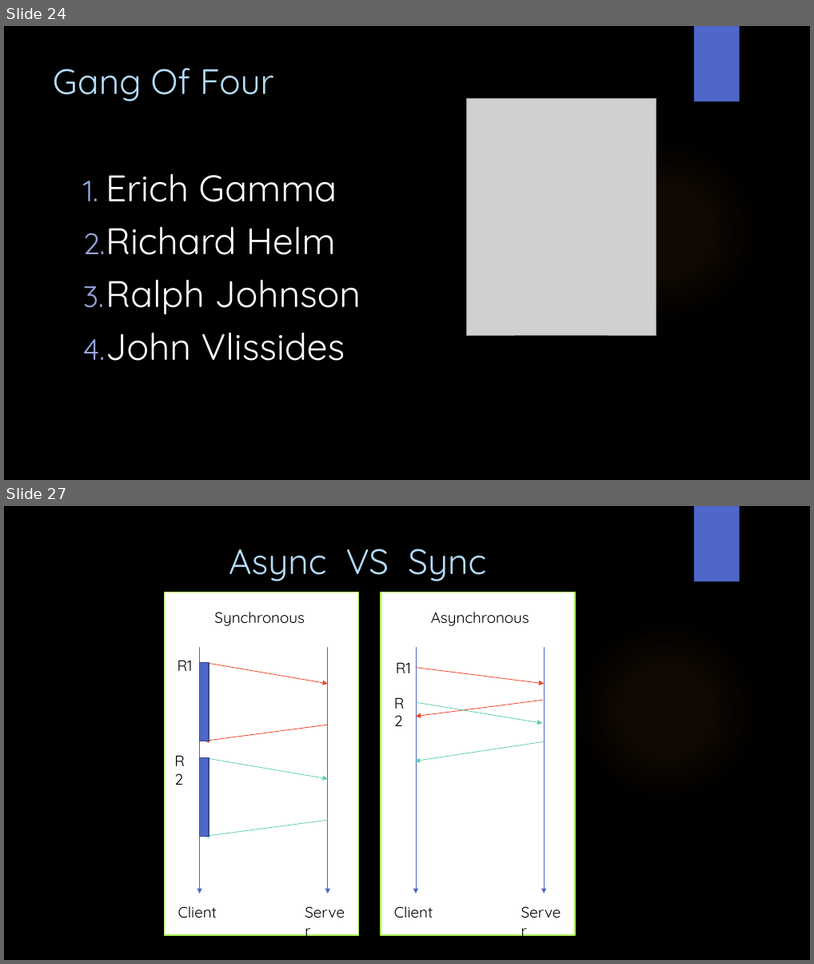
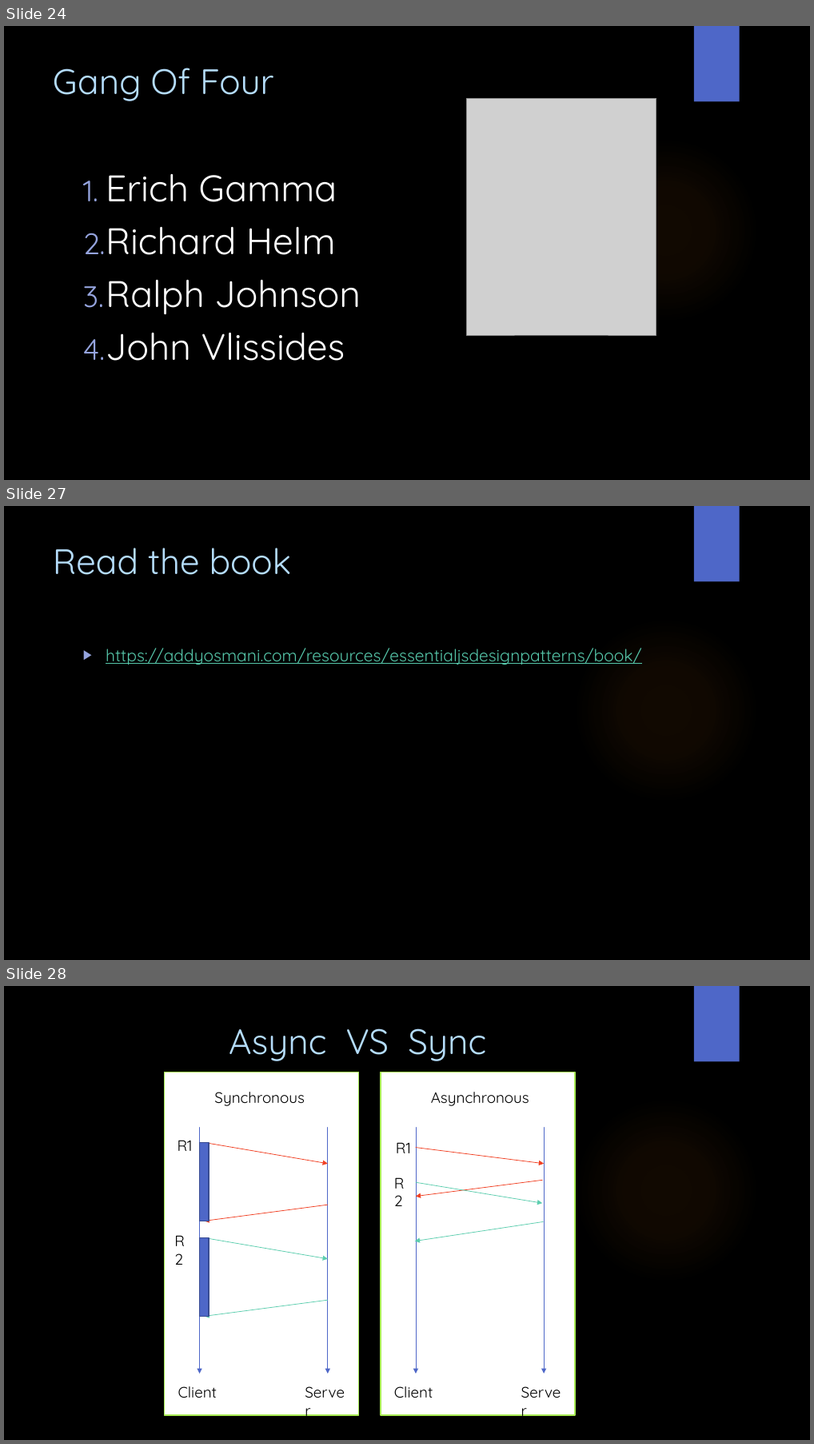
Before and after one commit to WitsSoftDev/SoftDev2016, a slide deck: Session 4/Softdev Session 4 2016.pptx. Shown one above the other, each under a label of ours: slides 24 and 27 before the commit, slides 24, 27 and 28 after it; the slides between them are not shown. The pictures are 814x964 and 814x1444 pixels, drawn with LibreOffice and Linux fonts; fonts in the diff are those of the drawing; grey boxes stand for pictures; background and template pictures are left out. Boxes give left, top, right and bottom in pixels: in the first picture for what was removed or moved away, otherwise in the second. Text is boxed around its words. In the diff, an @@ line names an element or a change of style, - is before the commit and + after.

```diff
--- a/Session 4/Softdev Session 4 2016.pptx
+++ b/Session 4/Softdev Session 4 2016.pptx
@@ slide 27 added at <box>4,506,810,960</box>, background picture (left out); not listed: 2 template elements that a slide beside it also shows @@
@@ title added at <box>53,548,292,575</box>, 42 pt, text #B4DCFA @@
+Read the book
@@ text added at <box>106,648,642,664</box>, 20 pt, text #56C7AA, underline @@
+▶ https://addyosmani.com/resources/essentialjsdesignpatterns/book/
@@ what was slide 27 is now slide 28 @@
```
Also in this commit, not shown: 5 slides changed.
